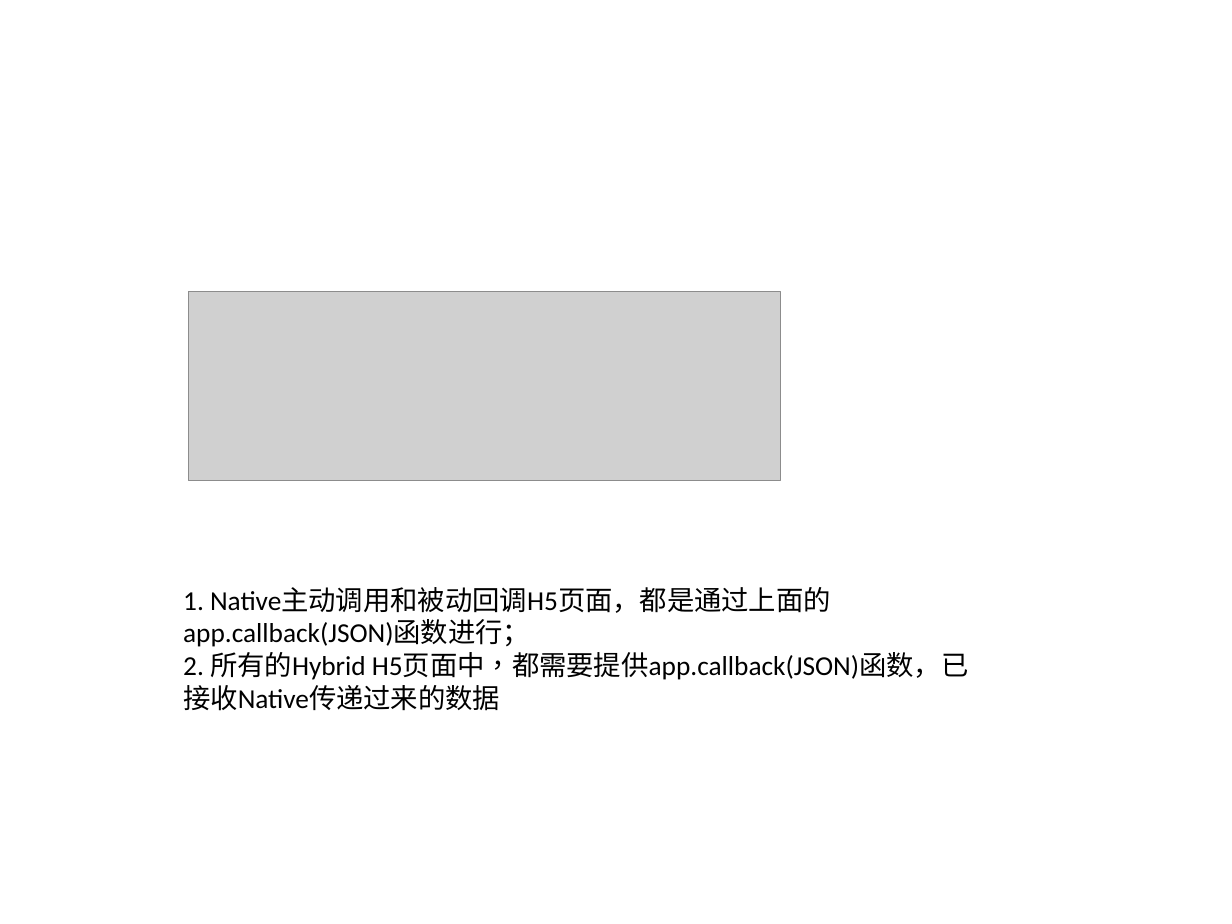
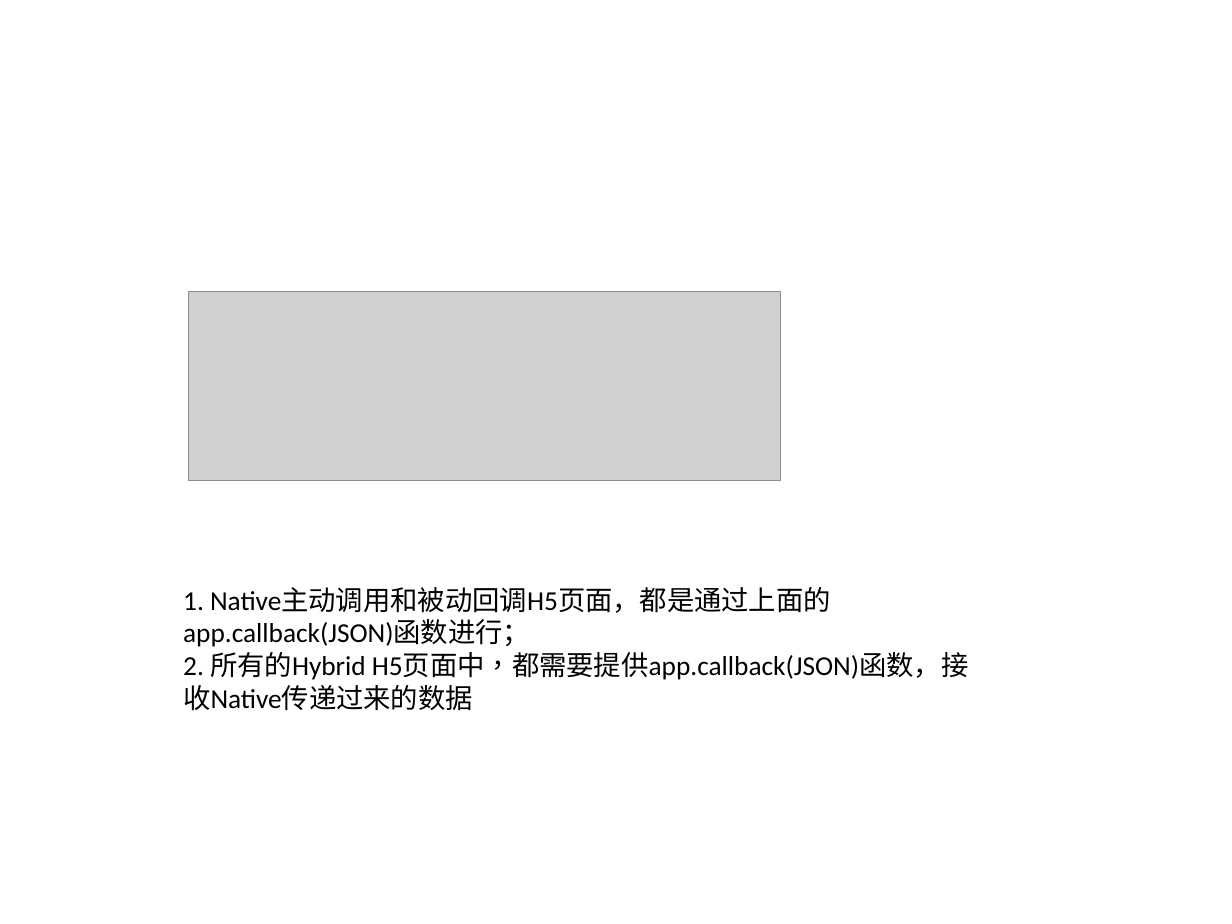
Before and after one commit to Cathy9856/jimzhao2012.github.io, a slide deck: slide 6 of code/H5Dev.pptx. Drawn at 1232x924 pixels with LibreOffice and Linux fonts; fonts in the diff are those of the drawing; grey boxes stand for pictures; background and template pictures are left out. Boxes give left, top, right and bottom in pixels: in the first picture for what was removed or moved away, otherwise in the second. Text is boxed around its words. In the diff, an @@ line names an element or a change of style, - is before the commit and + after.

Commit message:
aaa

```diff
--- a/code/H5Dev.pptx
+++ b/code/H5Dev.pptx
@@ text at bbox=[183, 652, 968, 711]: text changed @@
-2. 所有的Hybrid H5页面中，都需要提供app.callback(JSON)函数，已接收Native传递过来的数据
+2. 所有的Hybrid H5页面中，都需要提供app.callback(JSON)函数，接收Native传递过来的数据
```
